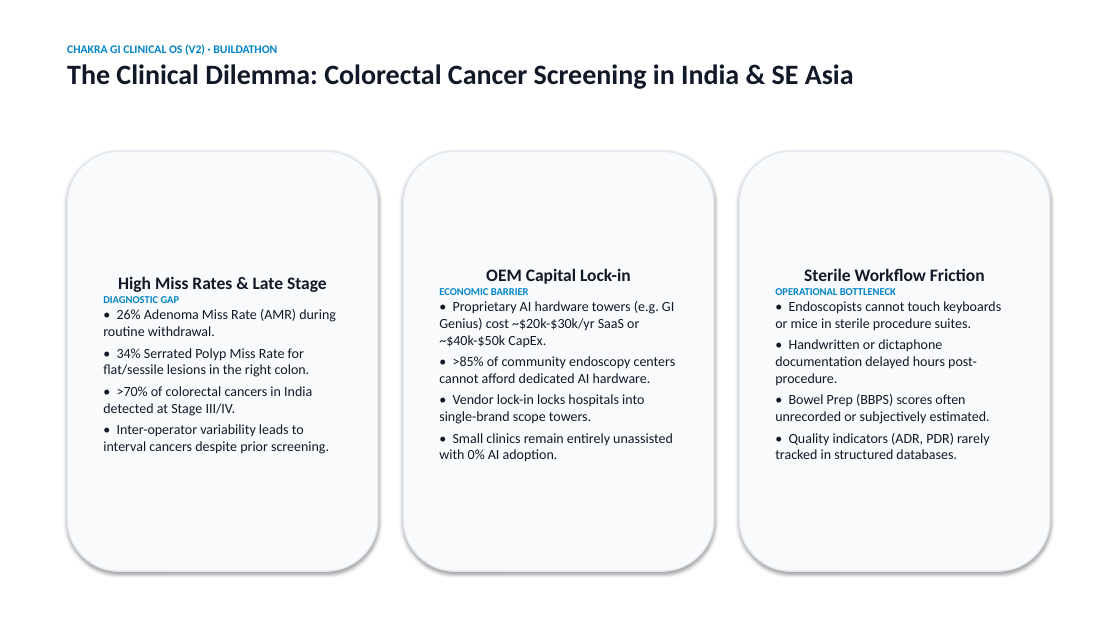
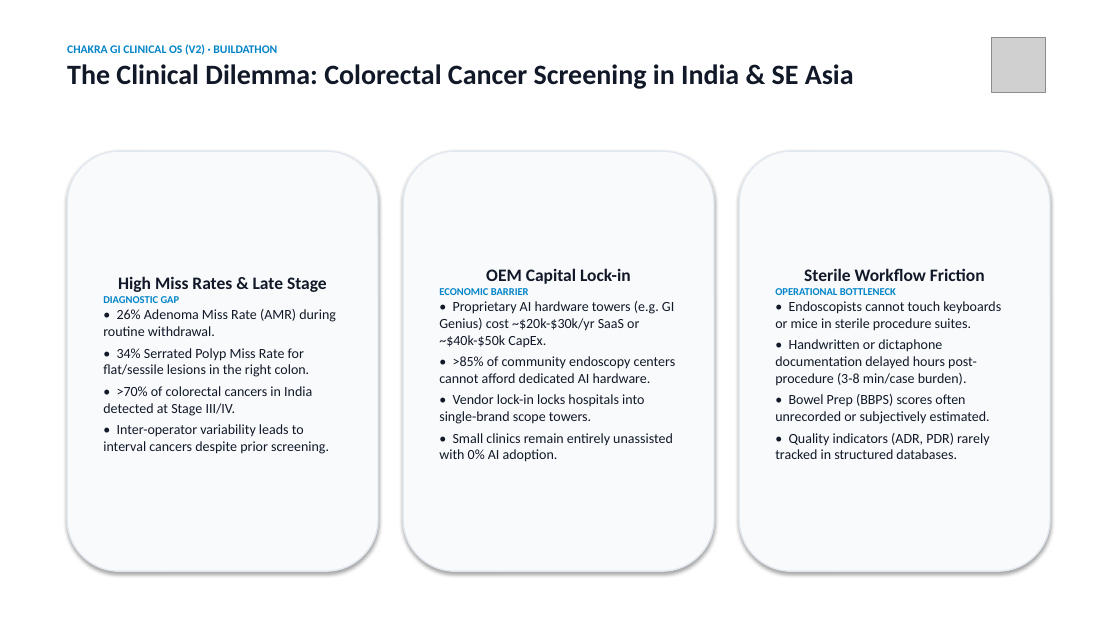
Before and after one commit to Gokzz-glitch/chakra-os, a slide deck: slide 2 of submission_assets/CHAKRA_Buildathon_Final.pptx. Drawn at 1120x630 pixels with LibreOffice and Linux fonts; fonts in the diff are those of the drawing; grey boxes stand for pictures. Boxes give left, top, right and bottom in pixels: in the first picture for what was removed or moved away, otherwise in the second. Text is boxed around its words. In the diff, an @@ line names an element or a change of style, - is before the commit and + after.

```diff
--- a/submission_assets/CHAKRA_Buildathon_Final.pptx
+++ b/submission_assets/CHAKRA_Buildathon_Final.pptx
@@ picture added at (991, 38, 1046, 92) @@
@@ text in rounded rectangle at (775, 339, 977, 386): text changed @@
-• Handwritten or dictaphone documentation delayed hours post-procedure.
+• Handwritten or dictaphone documentation delayed hours post-procedure (3-8 min/case burden).
```
Also in this commit, not shown: 9 other slides changed, 52 other files.
